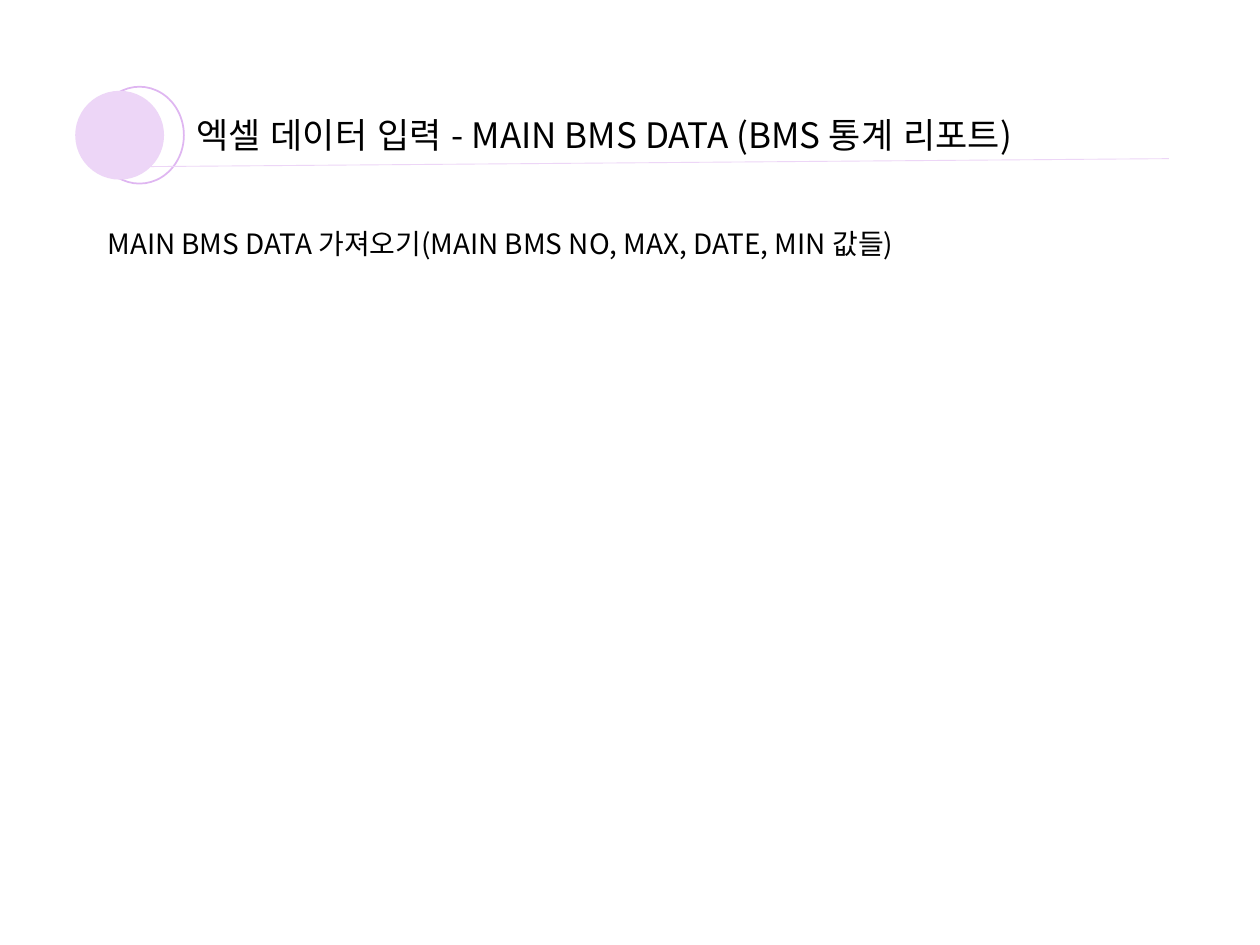
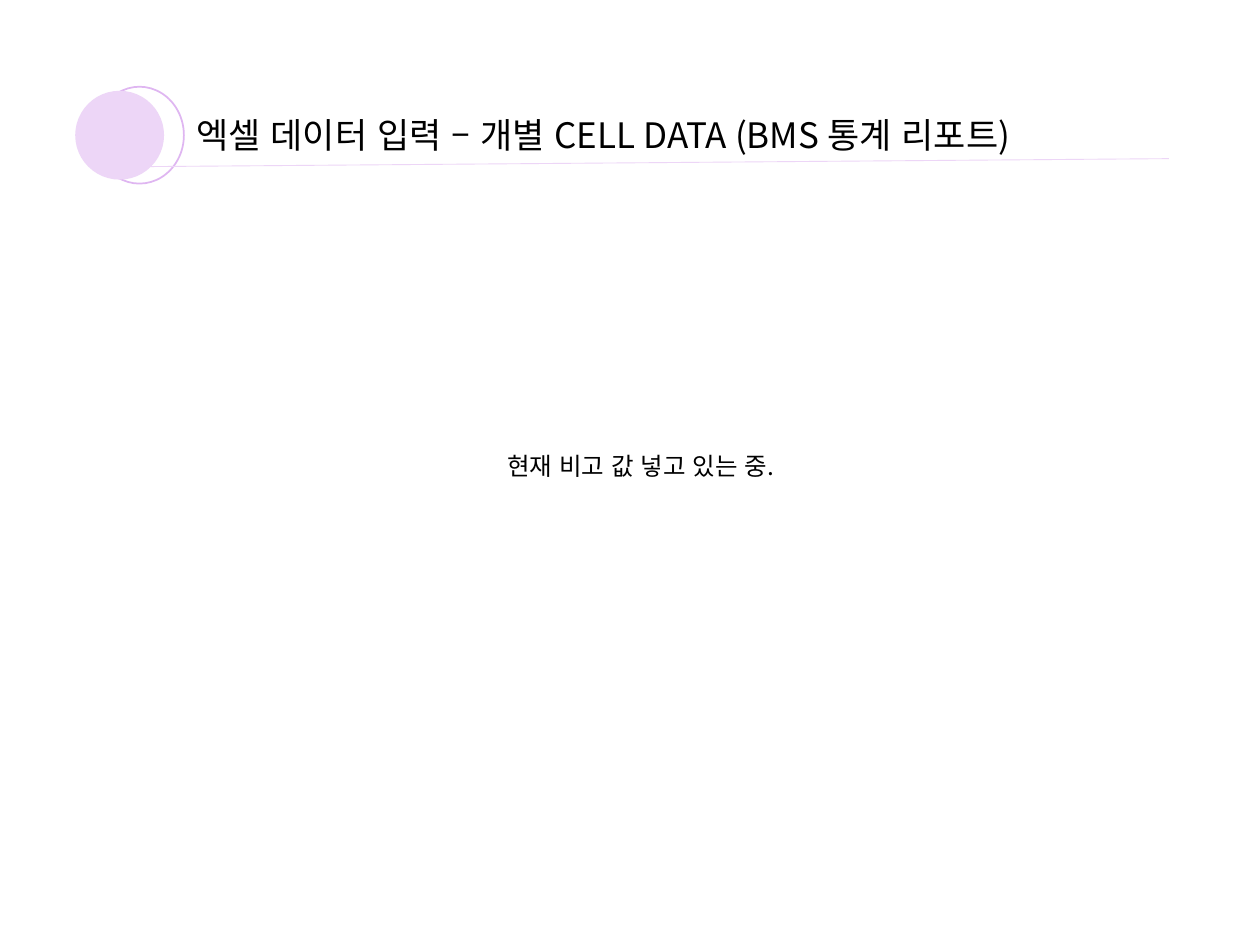
Before and after one commit to yoosooop/INTERN_log, a slide deck: slide 40 of bms 엑셀 파일 생성.pptx (slide 38 before the commit). Drawn at 1260x945 pixels with LibreOffice and Linux fonts; fonts in the diff are those of the drawing. Boxes give left, top, right and bottom in pixels: in the first picture for what was removed or moved away, otherwise in the second. Text is boxed around its words. In the diff, an @@ line names an element or a change of style, - is before the commit and + after.

Commit message:
bms ppt update

```diff
--- a/bms 엑셀 파일 생성.pptx
+++ b/bms 엑셀 파일 생성.pptx
@@ text at (196,119,1011,155): text changed @@
-엑셀 데이터 입력 - MAIN BMS DATA (BMS 통계 리포트)
+엑셀 데이터 입력 – 개별 CELL DATA (BMS 통계 리포트)
@@ text removed at (107,231,893,260) @@
-MAIN BMS DATA 가져오기(MAIN BMS NO, MAX, DATE, MIN 값들)
@@ text added at (507,454,774,477), 14 pt, text #000000 @@
+현재 비고 값 넣고 있는 중.
```
Also in this commit, not shown: 1 other slide changed, 3 slides added, 4 slides removed, 1 other file.
